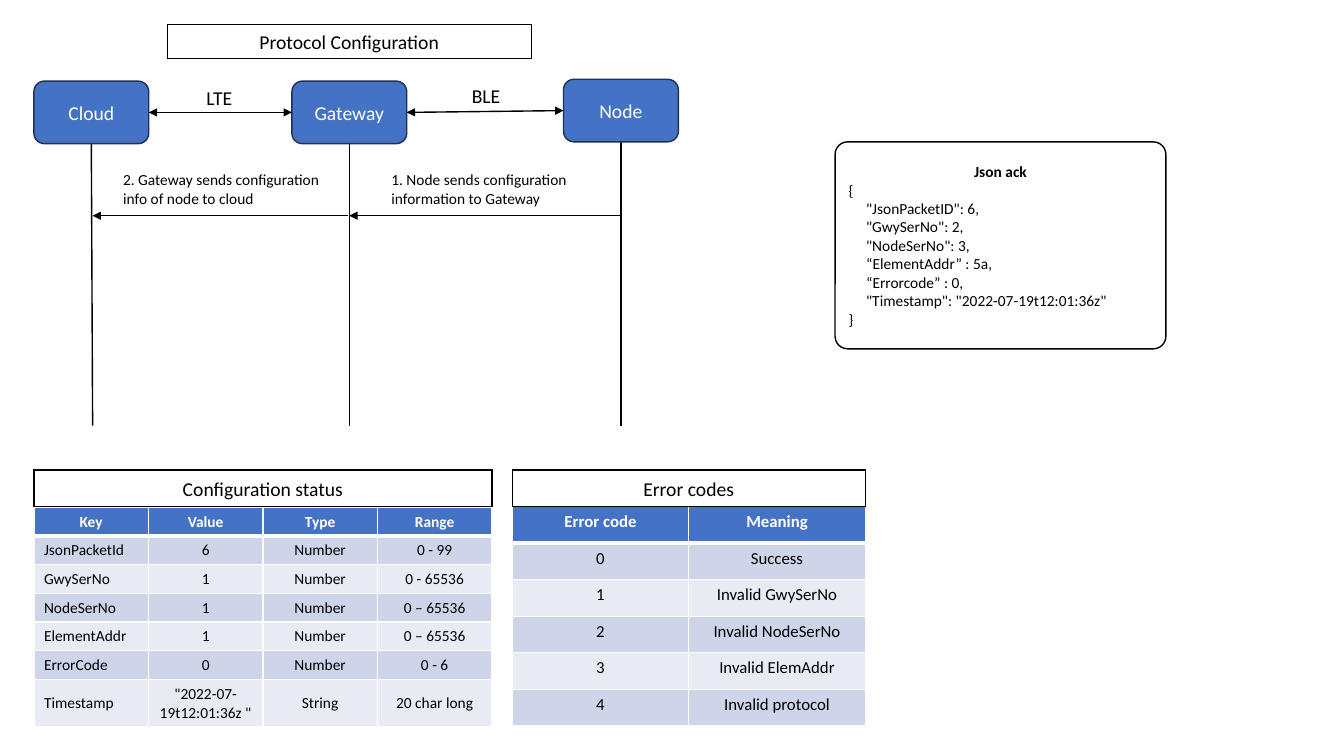
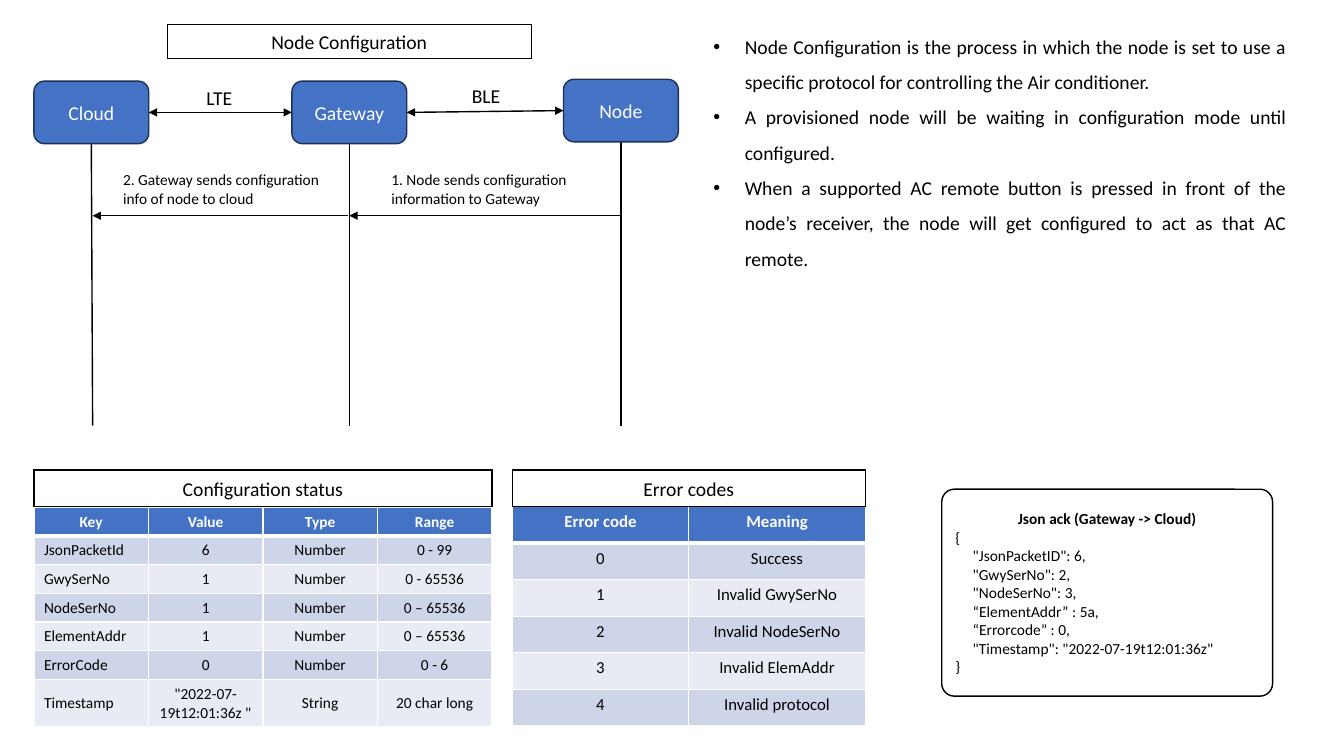
Before and after one commit to embeddedproductdev-create/ur_mesh_ir_node, a slide deck: slide 8 of BusinessFlow.pptx (slide 7 before the commit). Drawn at 1344x756 pixels with LibreOffice and Linux fonts; fonts in the diff are those of the drawing. Boxes give left, top, right and bottom in pixels: in the first picture for what was removed or moved away, otherwise in the second. Text is boxed around its words. In the diff, an @@ line names an element or a change of style, - is before the commit and + after.

Commit message:
Added links and short descriptions of process in businessflow.pptx

```diff
--- a/BusinessFlow.pptx
+++ b/BusinessFlow.pptx
@@ text in rectangle at (x1=271, y1=35, x2=427, y2=53): text changed @@
-Protocol Configuration
+Node Configuration
@@ text added at (x1=745, y1=40, x2=1286, y2=266), 14 pt, text #000000 @@
+• Node Configuration is the process in which the node is set to use a specific protocol for controlling the Air conditioner.
+• A provisioned node will be waiting in configuration mode until configured.
+• When a supported AC remote button is pressed in front of the node’s receiver, the node will get configured to act as that AC remote.
@@ rounded rectangle "Json ack (Gateway -> Cloud)" moved from (x1=835, y1=142, x2=1166, y2=349) to (x1=942, y1=489, x2=1272, y2=696) @@
@@ text in rounded rectangle at (x1=1018, y1=513, x2=1197, y2=527): text changed @@
-Json ack
+Json ack (Gateway -> Cloud)
```
Also in this commit, not shown: 9 other slides changed, 1 slide added, 3 other files.
